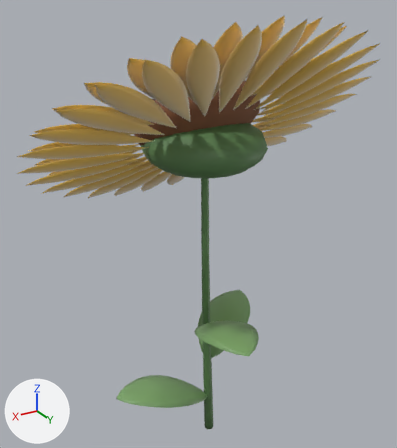
The glTF model www/models/flowers/sunflower-fine-v2.glb as it was, and as the next commit left it.
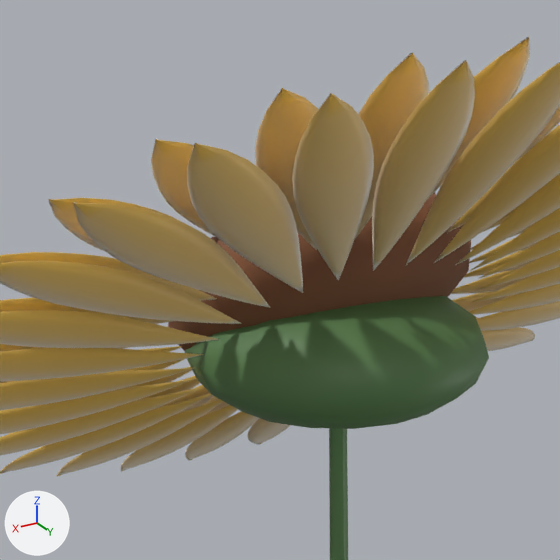
There are two pictures of each version: one whole from a 50 mm camera at (1.309, 2.064, 2.307) aimed at (0.025, -0.074, 1.238), one close up on the part from 16% to 75% of the width and 0% to 52% of the height. Every picture has the same lights, and +X, +Y and +Z are marked at lower left. The older version's two pictures come first. Vertices at exactly the same position are counted once.

The scene before the commit, as lines of its bpy script (objects in view):
```python
me_sunflower_fine_v2_center = bpy.data.meshes.new('sunflower-fine-v2-center')
me_sunflower_fine_v2_center.from_pydata(...)  # 144 vertices, 256 faces; spans x -0.258..0.342, y -0.304..0.199, z 1.553..1.969
me_sunflower_fine_v2_center.materials.append(mat_sunflower_center_001)
me_sunflower_fine_v2_petal = bpy.data.meshes.new('sunflower-fine-v2-petal')
me_sunflower_fine_v2_petal.from_pydata(...)  # 9828 vertices, 19440 faces; spans x -0.77..0.86, y -0.67..0.63, z 1.23..2.22
me_sunflower_fine_v2_petal.materials.append(mat_sunflower_petal_001)
me_sunflower_fine_v2_stem = bpy.data.meshes.new('sunflower-fine-v2-stem')
me_sunflower_fine_v2_stem.from_pydata(...)  # 314 vertices, 576 faces; spans x -0.24..0.33, y -0.28..0.29, z 0.0..1.79
me_sunflower_fine_v2_stem.materials.append(mat_sunflower_stem_001)
ob_sunflower_fine_v2_center = bpy.data.objects.new('sunflower-fine-v2-center', me_sunflower_fine_v2_center)
ob_sunflower_fine_v2_center.location = (0.0, 0.0, 0.0)
ob_sunflower_fine_v2_petal = bpy.data.objects.new('sunflower-fine-v2-petal', me_sunflower_fine_v2_petal)
ob_sunflower_fine_v2_petal.location = (0.0, 0.0, 0.0)
ob_sunflower_fine_v2_stem = bpy.data.objects.new('sunflower-fine-v2-stem', me_sunflower_fine_v2_stem)
ob_sunflower_fine_v2_stem.location = (0.0, 0.0, 0.0)
```
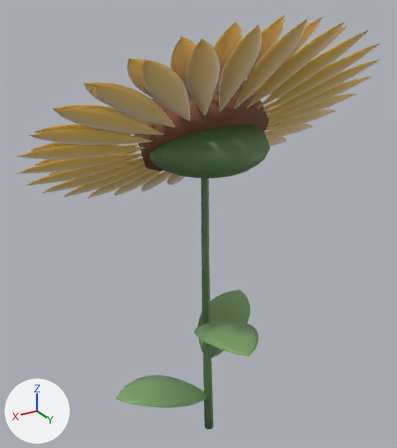
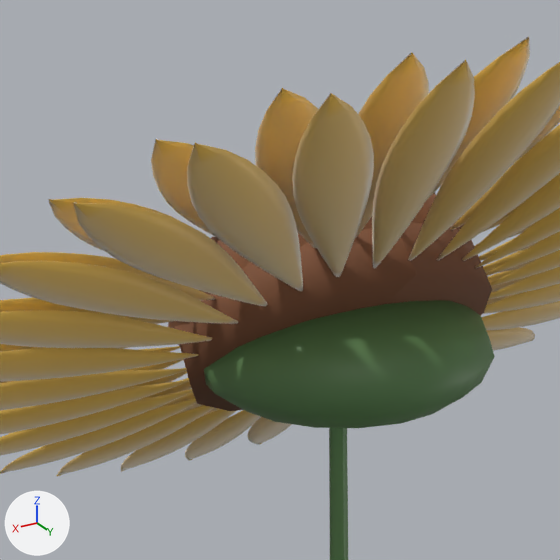
Where the change shows, as pixel boxes (x1, y1, x2, y2) in the close-ups (560 x 560 px; the box of a moved part takes in the faces that stretch with it):
```json
{"object": "sunflower-fine-v2-stem", "change": "reshaped", "before": [185, 295, 489, 560], "after": [204, 300, 495, 560]}
{"object": "sunflower-fine-v2-center", "change": "reshaped", "before": [168, 194, 471, 351], "after": [168, 194, 492, 411]}
{"part": 1, "of": "me_sunflower_fine_v2_stem", "change": "moved or reshaped", "before": [200, 296, 446, 422], "after": [204, 301, 474, 428]}
{"part": 2, "of": "me_sunflower_fine_v2_stem", "change": "recoloured", "before": [185, 295, 489, 429], "after": [204, 300, 495, 398]}
{"part": 3, "of": "me_sunflower_fine_v2_center", "change": "added", "after": [175, 222, 492, 411]}
```

Scene script edits in JSON lines:
```json
{"block": "me_sunflower_fine_v2_stem", "where": "# used by ob_sunflower_fine_v2_stem; location = (0.0, 0.0, 0.0)"}
{"op": "remove", "block": "me_sunflower_fine_v2_stem", "code": "me_sunflower_fine_v2_stem.from_pydata(...)  # 314 vertices, 576 faces; spans x -0.24..0.33, y -0.28..0.29, z 0.0..1.79"}
{"op": "add", "block": "me_sunflower_fine_v2_stem", "code": "me_sunflower_fine_v2_stem.from_pydata(...)  # 350 vertices, 630 faces; spans x -0.24..0.33, y -0.26..0.31, z 0.0..1.8"}
{"block": "me_sunflower_fine_v2_stem", "change": "me_sunflower_fine_v2_stem part 1"}
{"block": "me_sunflower_fine_v2_stem", "change": "42 vertices are removed from x -0.07..0.24, y -0.24..0.12, z 1.53..1.79"}
{"block": "me_sunflower_fine_v2_stem", "change": "102 faces are deleted"}
{"block": "me_sunflower_fine_v2_stem", "change": "102 vertices move from x -0.24..0.33, y -0.28..0.29, z 1.53..1.75 to x -0.24..0.33, y -0.26..0.31, z 1.57..1.8"}
{"block": "me_sunflower_fine_v2_stem", "change": "42 vertices are added at x -0.07..0.24, y -0.09..0.28, z 1.53..1.8"}
{"block": "me_sunflower_fine_v2_stem", "change": "102 new faces join them"}
{"block": "me_sunflower_fine_v2_stem", "change": "me_sunflower_fine_v2_stem part 2: 154 kept faces spanning x -0.24..0.33, y -0.26..0.31, z 1.57..1.8 get new vertex colours; the middle colour goes from green #5d8452 to green #577d4d"}
{"block": "me_sunflower_fine_v2_stem", "change": "other edits to the shape of me_sunflower_fine_v2_stem do not show in these pictures"}
{"block": "me_sunflower_fine_v2_center", "where": "# used by ob_sunflower_fine_v2_center; location = (0.0, 0.0, 0.0)"}
{"op": "remove", "block": "me_sunflower_fine_v2_center", "code": "me_sunflower_fine_v2_center.from_pydata(...)  # 144 vertices, 256 faces; spans x -0.258..0.342, y -0.304..0.199, z 1.553..1.969"}
{"op": "add", "block": "me_sunflower_fine_v2_center", "code": "me_sunflower_fine_v2_center.from_pydata(...)  # 200 vertices, 340 faces; spans x -0.258..0.342, y -0.304..0.257, z 1.484..1.969"}
{"block": "me_sunflower_fine_v2_center", "change": "me_sunflower_fine_v2_center part 3: a new loose piece of 56 vertices spanning x -0.246..0.33, y -0.283..0.257, z 1.484..1.936, in mat_sunflower_center_001"}
```
